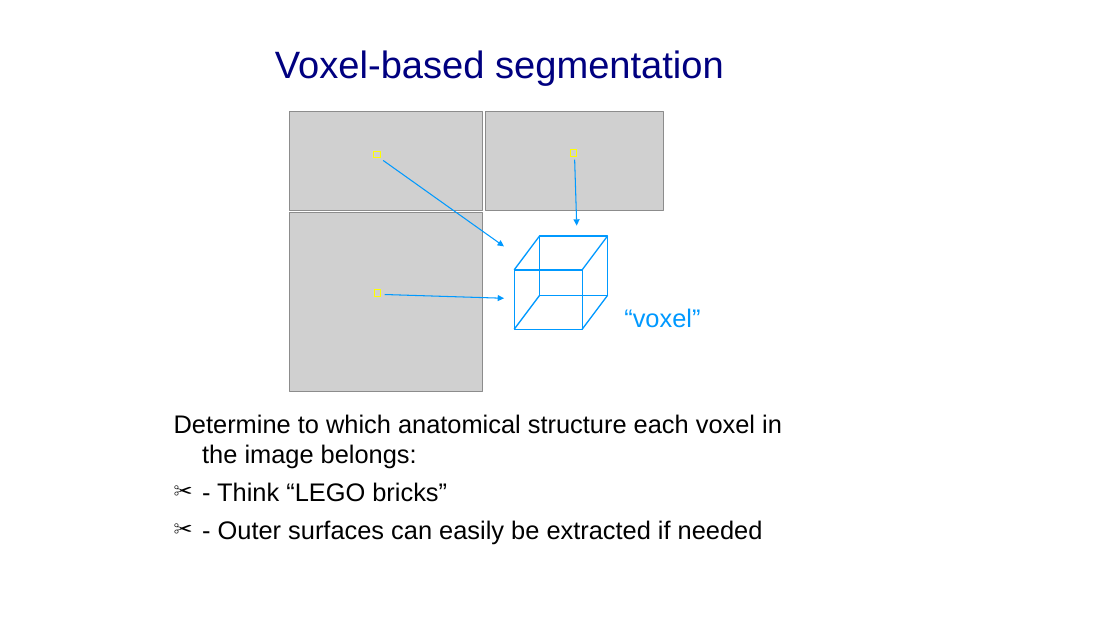
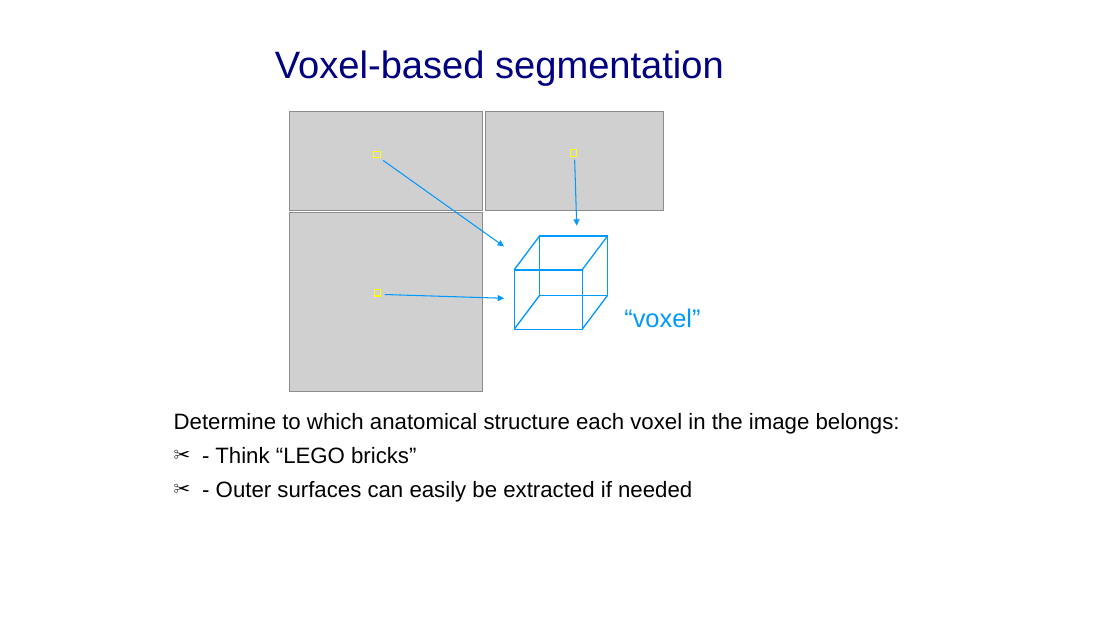
Before and after one commit to oulap/MIA, a slide deck: slide 2 of lecture_slides/lecture_generative_models_for_segmentation_1/lecture_modelBasedSegmentationI.odp. Drawn at 1120x630 pixels with LibreOffice and Linux fonts; fonts in the diff are those of the drawing; grey boxes stand for pictures; background and template pictures are left out. Boxes give left, top, right and bottom in pixels: in the first picture for what was removed or moved away, otherwise in the second. Text is boxed around its words. In the diff, an @@ line names an element or a change of style, - is before the commit and + after.

```diff
--- a/lecture_slides/lecture_generative_models_for_segmentation_1/lecture_modelBasedSegmentationI.odp
+++ b/lecture_slides/lecture_generative_models_for_segmentation_1/lecture_modelBasedSegmentationI.odp
@@ text "Determine to which anatomical structure ..." at (x1=174, y1=413, x2=900, y2=502): size 24 to 21 pt @@
```
Also in this commit, not shown: 1 other slide changed, 1 slide removed, 1 other file.
